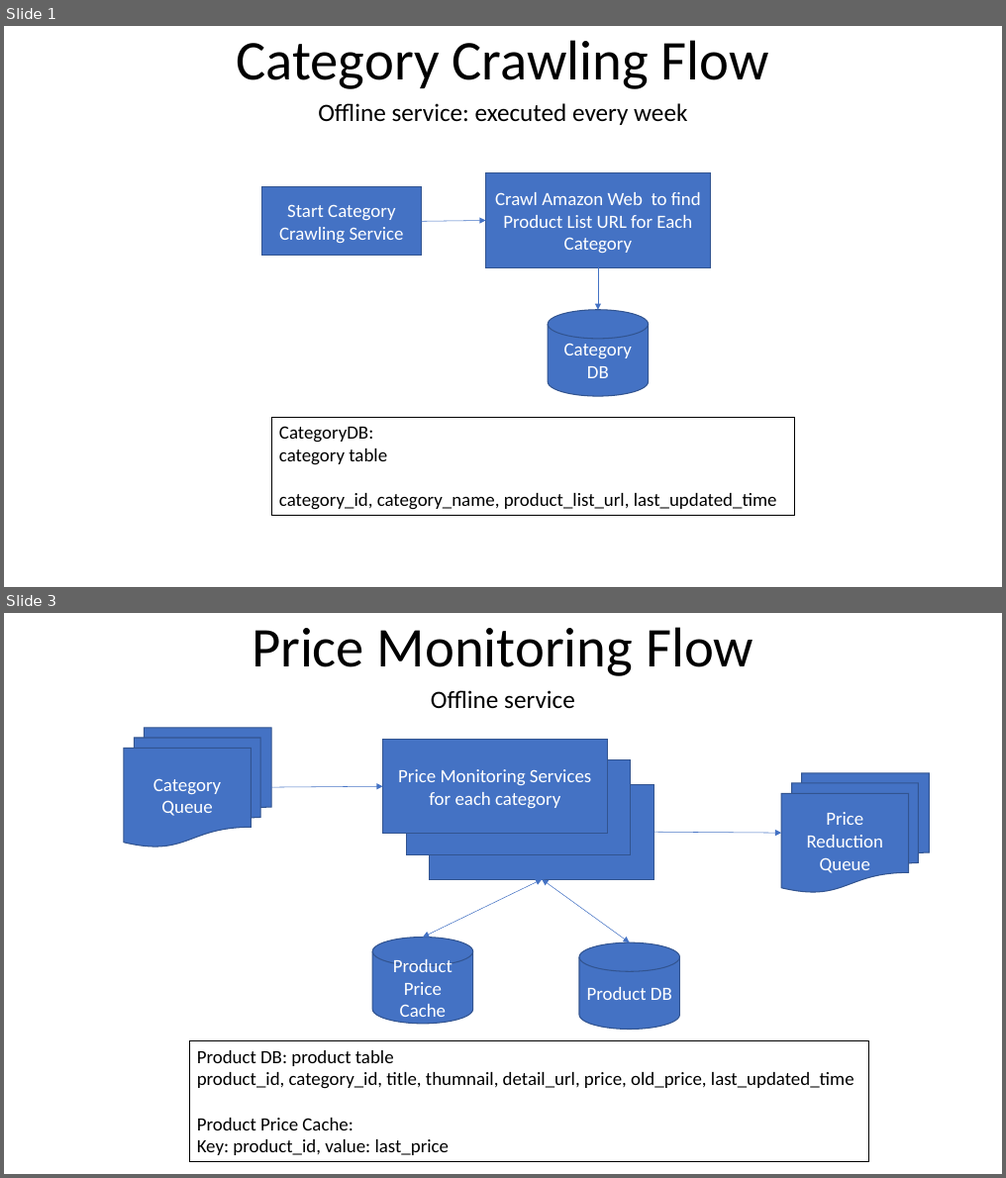
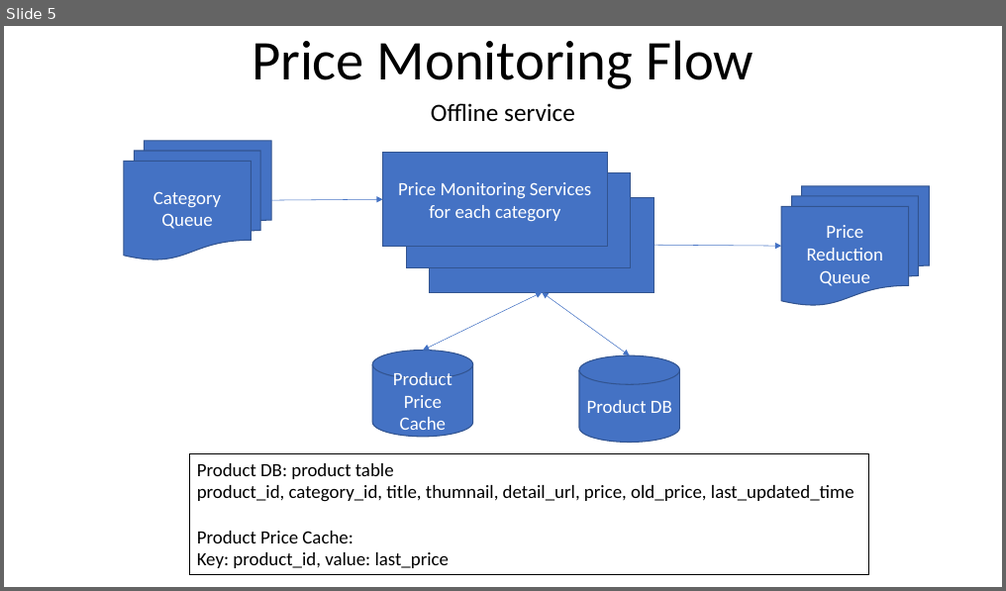
Before and after one commit to youhusky/price-monitoring-system, a slide deck: PriceMonitoringDesign.pptx. Shown one above the other, each under a label of ours: slides 1 and 3 before the commit, slide 5 after it; the slides between them are not shown. The pictures are 1006x1178 and 1006x591 pixels, drawn with LibreOffice and Linux fonts; fonts in the diff are those of the drawing. Boxes give left, top, right and bottom in pixels: in the first picture for what was removed or moved away, otherwise in the second. Text is boxed around its words. In the diff, an @@ line names an element or a change of style, - is before the commit and + after.

```diff
--- a/PriceMonitoringDesign.pptx
+++ b/PriceMonitoringDesign.pptx
@@ slide 1 removed at <box>4,26,1002,587</box>, background #FFFFFF @@
@@ title removed at <box>237,40,769,89</box> @@
-Category Crawling Flow
@@ subtitle removed at <box>318,103,687,125</box> @@
-Offline service: executed every week
@@ rectangle removed at <box>486,173,711,268</box> @@
-Crawl Amazon Web to find Product List URL for Each Category
@@ rectangle removed at <box>262,187,422,255</box> @@
-Start Category Crawling Service
@@ arrow removed from (421, 221) to (486, 221) @@
@@ arrow removed from (598, 268) to (598, 310) @@
@@ cylinder removed at <box>548,310,648,396</box> @@
-Category DB
@@ rectangle removed at <box>272,417,795,516</box> @@
-CategoryDB:
-category table
-category_id, category_name, product_list_url, last_updated_time
@@ what was slide 3 is now slide 5 @@
```
Also in this commit, not shown: 1 slide changed, 4 slides added, 1 other slide removed, 1 other file.
